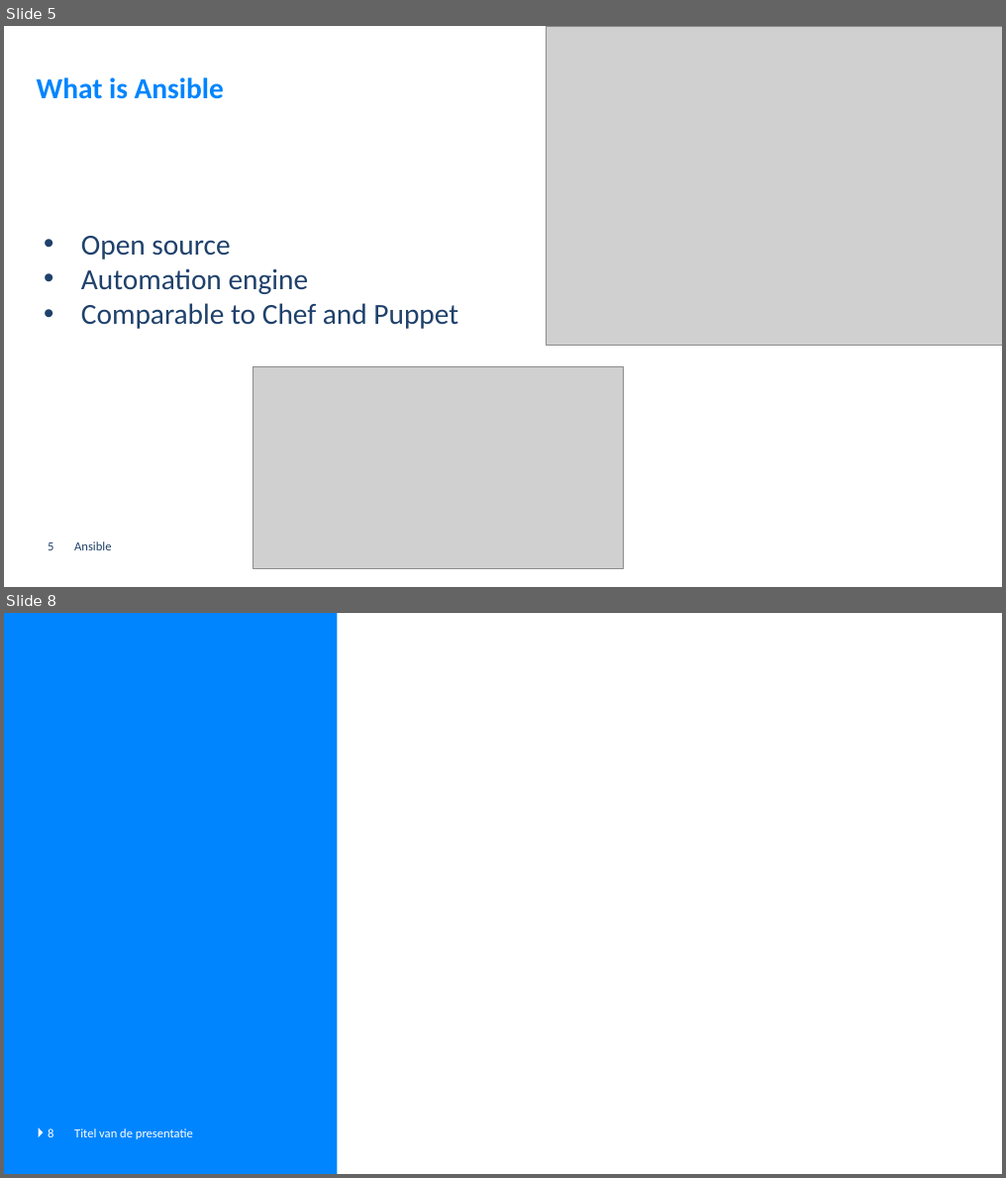
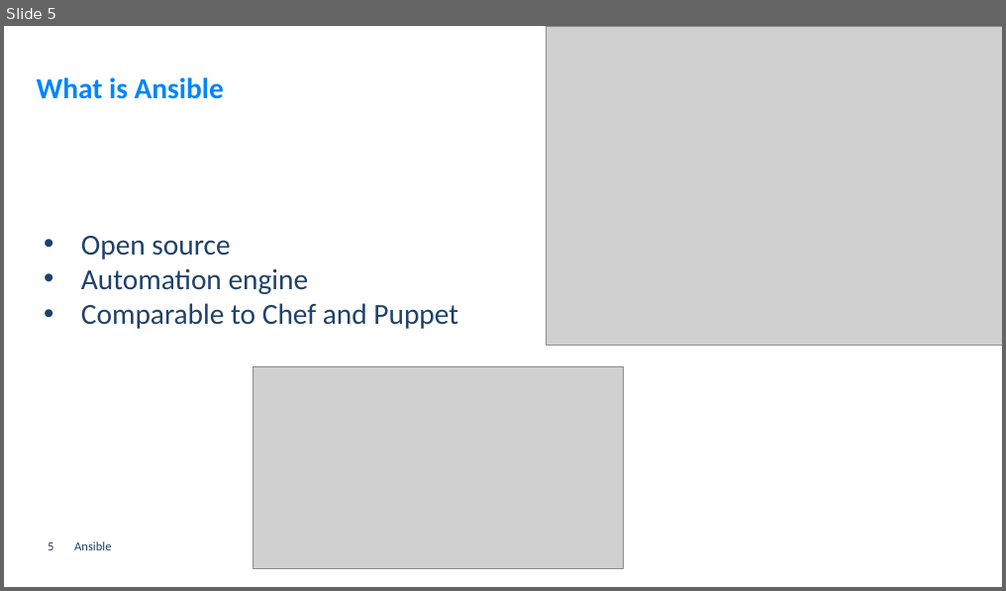
Before and after one commit to GerritVanMol/Ansible_Introduction-21_22, a slide deck: Documents/Ansible_BasicsAndHowToGetStarted.pptx. Shown one above the other, each under a label of ours: slides 5 and 8 before the commit, slide 5 after it; the slides between them are not shown. The pictures are 1006x1178 and 1006x591 pixels, drawn with LibreOffice and Linux fonts; fonts in the diff are those of the drawing; grey boxes stand for pictures; background and template pictures are left out. Boxes give left, top, right and bottom in pixels: in the first picture for what was removed or moved away, otherwise in the second. Text is boxed around its words. In the diff, an @@ line names an element or a change of style, - is before the commit and + after.

```diff
--- a/Documents/Ansible_BasicsAndHowToGetStarted.pptx
+++ b/Documents/Ansible_BasicsAndHowToGetStarted.pptx
@@ slide 8 removed at [4,613,1002,1174], background #FFFFFF @@
@@ rectangle removed at [4,613,338,1174] @@
@@ triangle removed at [38,1129,43,1138] @@
@@ page number removed at [48,1129,54,1138] @@
-8
@@ text removed at [74,1129,193,1140] @@
-Titel van de presentatie
```
Also in this commit, not shown: 2 slides changed, 5 slides added.
